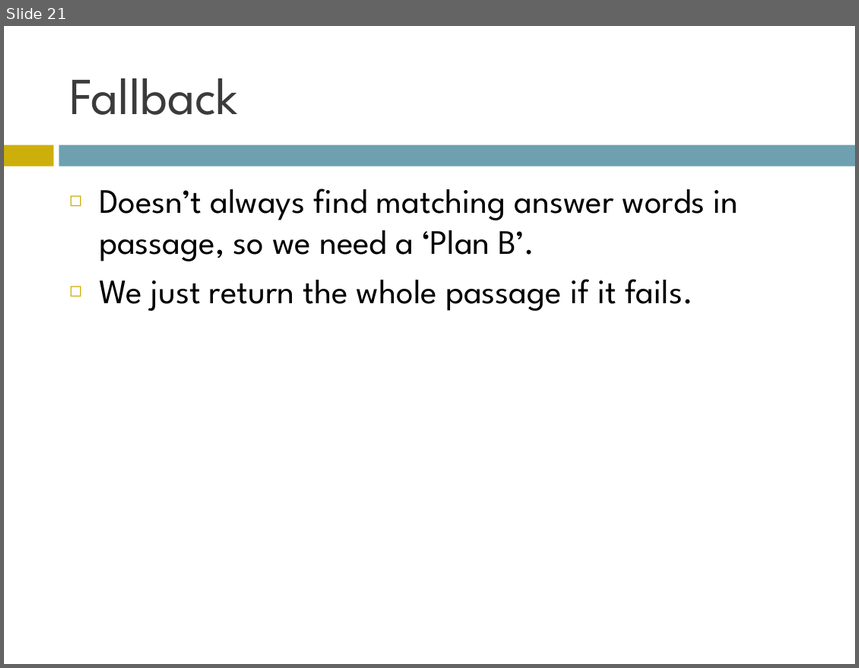
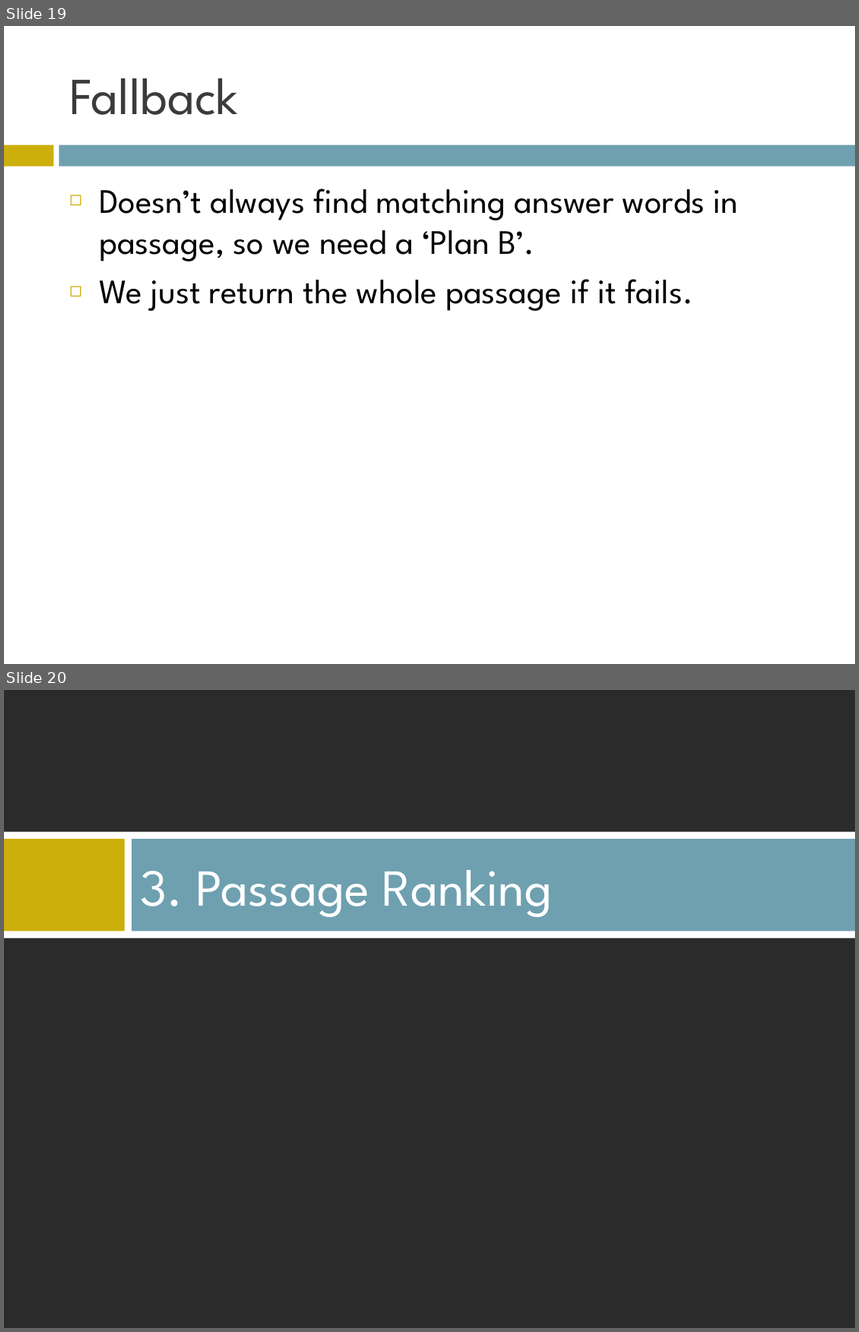
Before and after one commit to AndrewFM/NLPFinal, a slide deck: QA Presentation.ppt. Shown one above the other, each under a label of ours: slide 21 before the commit, slides 19 and 20 after it. The pictures are 859x668 and 859x1332 pixels, drawn with LibreOffice and Linux fonts; fonts in the diff are those of the drawing; background and template pictures are left out; a plain dark background stands for a picture behind light text. Boxes give left, top, right and bottom in pixels: in the first picture for what was removed or moved away, otherwise in the second. Text is boxed around its words. In the diff, an @@ line names an element or a change of style, - is before the commit and + after.

```diff
--- a/QA Presentation.ppt
+++ b/QA Presentation.ppt
@@ slide 20 added at bbox=[4, 690, 855, 1328], background picture (left out) @@
@@ rectangle added at bbox=[4, 832, 855, 939], fill #FFFFFF @@
@@ rectangle added at bbox=[4, 839, 125, 931], fill #CCAF0A @@
@@ rectangle added at bbox=[132, 839, 855, 931], fill #6EA0B0 @@
@@ title added at bbox=[140, 870, 552, 917], 44 pt, text #FFFFFF @@
+3. Passage Ranking
@@ what was slide 21 is now slide 19 @@
```
Also in this commit, not shown: 3 slides changed, 12 other slides added, 2 slides removed, 4 other files.
